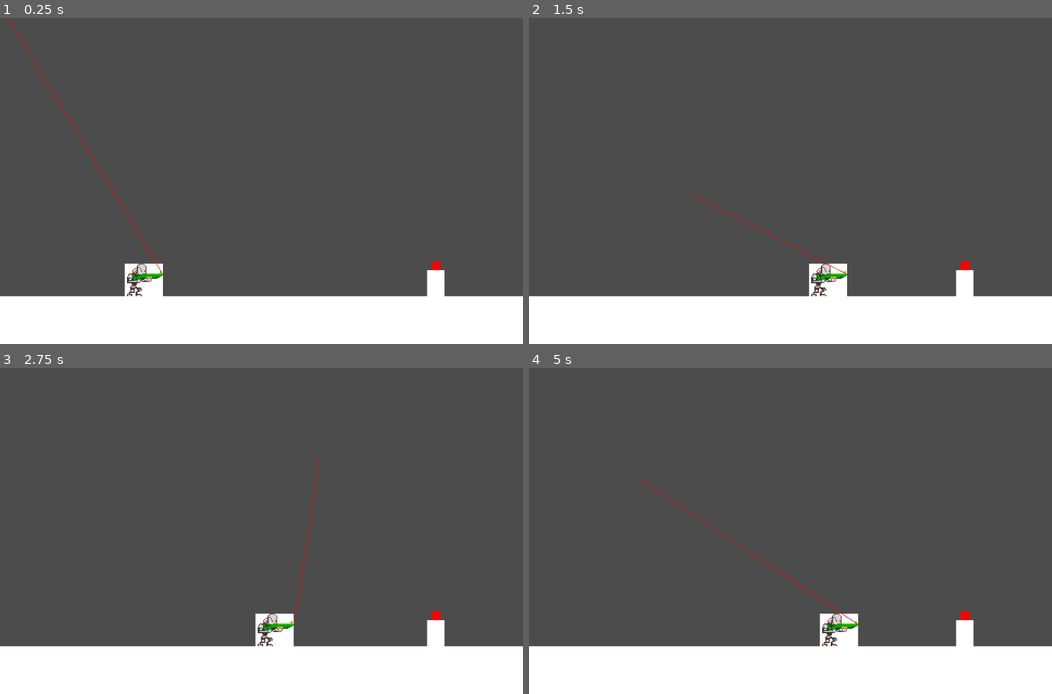
Above: before the commit, frames 1-4 (two rows, left to right).
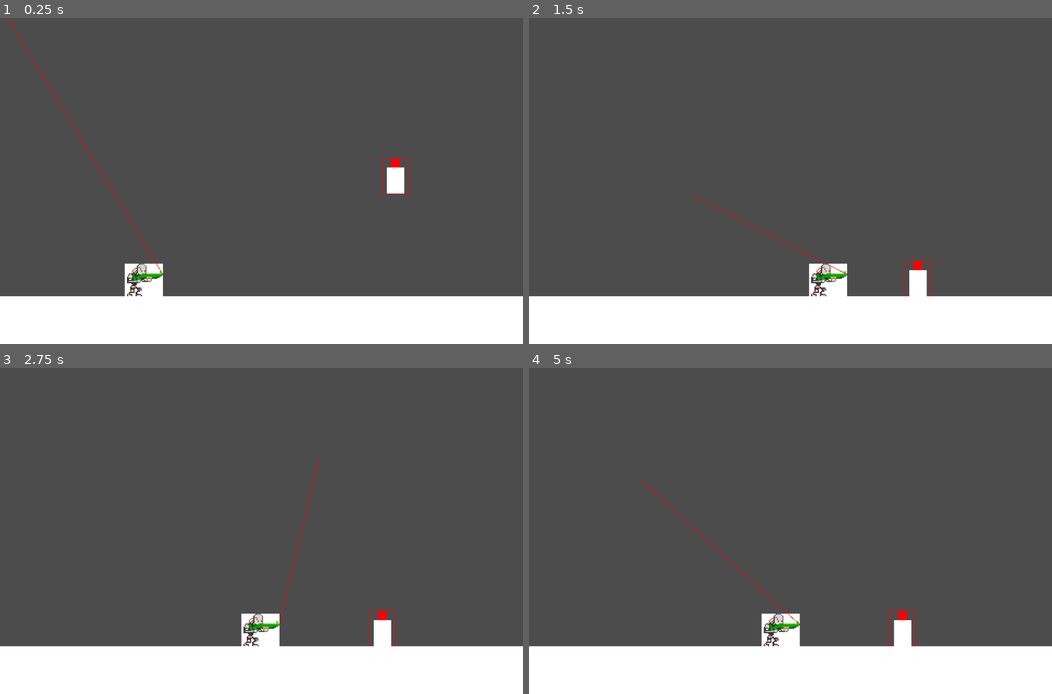
Above: after the commit, the same moments.

Repository: shelsoloa/untitled_robot_shooting_game
Game: Godot game, scene res://scenes/tests/test_ghoul.tscn
Two runs of this game, one before a commit and one after it. Both use one fixed random seed, a clock stepped at 60 frames per second and the inputs below. Before the commit the project has no main scene; this scene is started directly in both runs. The engine's default icon, where the game draws it, is replaced by a stand-in: a white triangle on a blue panel in a dark square.
Inputs (mouse positions are in pixels of both pictures, inside the frame that each line leads up to):
- Up to frame 1 (0.25 s): no input
- Up to frame 2 (1.5 s): move the mouse to (905, 164) at 0.52 s; hold D (ui_right) from 0.53 s (still down); move the mouse to (685, 197) at 1.27 s
- Up to frame 3 (2.75 s): move the mouse to (313, 459) at 2.02 s; release D (ui_right) at 2.03 s; hold A (ui_left) from 2.03 s (still down)
- Up to frame 4 (5 s): move the mouse to (764, 596) at 2.77 s; release A (ui_left) at 2.78 s; hold D (ui_right) 2.78-4.28 s; move the mouse to (947, 579) at 3.52 s; move the mouse to (633, 482) at 4.27 s; hold A (ui_left) from 4.28 s (still down)

The runs differ from the first frame. In frame 1, 0.7% of the frame differs, in the area x 73-85%, y 43-86%; in frame 2, 0.7%; in frame 3, 1.7%; in frame 4, 2.3%, in the area x 21-85%, y 34-86%.

Commit message:
WIP Ghoul movement

Diff:
--- a/project/entities/actor.gd
+++ b/project/entities/actor.gd
@@ -7,6 +7,17 @@
 
 var facing = Vector2()
 var velocity = Vector2()
+var _player_ref = null
+
+
+## Convenience function for getting the Player in the scene. If Player is found,
+## this function will cache the instance to avoid running the expensive
+## find_node function repeatedly.
+func get_player():
+	if _player_ref == null:
+		_player_ref = get_tree().get_root().find_node("Player")
+	return _player_ref
+
 
 func _physics_process(delta):
 	if velocity.y < MAX_GRAVITY:
--- a/project/entities/ghoul/ghoul.gd
+++ b/project/entities/ghoul/ghoul.gd
@@ -1,8 +1,22 @@
 class_name Ghoul
 extends Actor
 
+
+export(bool) var draw_debug = false
+
+enum State {
+	STATE_ATTACKING,
+	STATE_IDLE,
+	STATE_JUMPING,
+	STATE_WALKING,
+}
+
 const MAX_HEALTH = 3
+
+var bounds = {}
 var health = MAX_HEALTH
+var target = null
+
 
 func hit(shape_owner_hit_index):
 	var shape_owner_hit = shape_owner_get_owner(shape_owner_hit_index)
@@ -14,6 +28,91 @@
 	if health <= 0:
 		queue_free()
 
+
+func _draw():
+	if draw_debug:
+		var c = Color(1, 0, 0)
+		draw_line(bounds.topleft, bounds.topright, c)
+		draw_line(bounds.topright, bounds.bottomright, c)
+		draw_line(bounds.bottomleft, bounds.bottomright, c)
+		draw_line(bounds.topleft, bounds.bottomleft, c)
+
+
+func _find_target():
+	var player = get_player()
+	if player == null:
+		return null
+	return player
+
+
+func _find_path_to_target(target):
+	# TODO pathfinding
+	return null
+
+
+func _process(delta):
+	# retarget_delay = amount of time between pathfinding updates
+
+	"""
+	if not_on_ground:
+		if state == jumping:
+			# continue moving in jump direction
+		else:
+			# continue falling
+	"""
+
+	# Confirmed that ghoul is on the ground and ready for next move
+
+	# Calculate the next move to take if current target is reached or retarget
+	# delay elapsed
+	"""
+	if target_reached or retarget_delay_elapsed:
+		recalculate_path()
+
+		if no_path_found:
+			return
+	"""
+	"""
+	target = path[0]
+
+	# Change facing to target
+	if target.x < x:
+		face_direction(LEFT)
+	else:
+		face_direction(RIGHT)
+
+	# if next step in direction on ground
+	if raycast.collides(ground):
+		walk towards direction normally
+	else
+		if target is below
+			fall
+		else
+			jump in direction
+			lock retargetting
+	"""
+
+
 func _physics_process(delta):
-	# finalize movement
+	velocity.x = -10
+
 	move_and_slide(velocity, FLOOR_NORMAL)
+	_update_bounds()
+
+
+func _ready():
+	_update_bounds()
+
+
+func _update_bounds():
+	var bb = $IBox/Shape.get_shape().get_extents()
+	bounds = {
+		left = -bb.x,
+		right = bb.x,
+		top = -bb.y,
+		bottom = bb.y,
+		topleft = Vector2(-bb.x, -bb.y),
+		topright = Vector2(bb.x, -bb.y),
+		bottomleft = Vector2(-bb.x, bb.y),
+		bottomright = Vector2(bb.x, bb.y),
+	}
--- a/project/entities/ghoul/ghoul.tscn
+++ b/project/entities/ghoul/ghoul.tscn
@@ -7,6 +7,9 @@
 
 [sub_resource type="RectangleShape2D" id=2]
 extents = Vector2( 8, 8 )
+
+[sub_resource type="RectangleShape2D" id=3]
+extents = Vector2( 24, 32 )
 
 [node name="Ghoul" type="KinematicBody2D" groups=[
 "mobs",
@@ -27,3 +30,10 @@
 [node name="HeadCollisionShape" type="CollisionShape2D" parent="."]
 position = Vector2( 0, -24 )
 shape = SubResource( 2 )
+
+[node name="IBox" type="Area2D" parent="."]
+collision_layer = 0
+collision_mask = 0
+
+[node name="Shape" type="CollisionShape2D" parent="IBox"]
+shape = SubResource( 3 )
--- a/project/project.godot
+++ b/project/project.godot
@@ -57,7 +57,7 @@
 [application]
 
 config/name="shooter"
-run/main_scene="res://scenes/movement_test.tscn"
+run/main_scene="res://scenes/tests/test_movement.tscn"
 config/icon="res://icon.png"
 
 [display]
--- a/project/scenes/tests/test_ghoul.tscn
+++ b/project/scenes/tests/test_ghoul.tscn
@@ -8,9 +8,6 @@
 [node name="Player" parent="." instance=ExtResource( 2 )]
 position = Vector2( 264, 472 )
 
-[node name="Ghoul" parent="." instance=ExtResource( 1 )]
-position = Vector2( 800, 472 )
-
 [node name="Collider" type="StaticBody2D" parent="."]
 position = Vector2( 0, 512 )
 
@@ -19,3 +16,7 @@
 
 [node name="Platform" type="Polygon2D" parent="Collider/CollisionPolygon2D"]
 polygon = PoolVector2Array( 0, 0, 0, 88, 960, 88, 960, 0 )
+
+[node name="Ghoul" parent="." instance=ExtResource( 1 )]
+position = Vector2( 728.85, 232.412 )
+draw_debug = true
--- /dev/null
+++ b/project/scenes/tests/test_ghoul_movement.tscn
@@ -0,0 +1,45 @@
+[gd_scene load_steps=3 format=2]
+
+[ext_resource path="res://entities/ghoul/ghoul.tscn" type="PackedScene" id=1]
+[ext_resource path="res://entities/player/player.tscn" type="PackedScene" id=2]
+
+[node name="Node2D" type="Node2D"]
+
+[node name="Player" parent="." instance=ExtResource( 2 )]
+position = Vector2( 104, 352 )
+
+[node name="Ghoul" parent="." instance=ExtResource( 1 )]
+position = Vector2( 496, 480 )
+
+[node name="Collider" type="StaticBody2D" parent="."]
+position = Vector2( 0, 512 )
+
+[node name="CollisionPolygon2D4" type="CollisionPolygon2D" parent="Collider"]
+position = Vector2( -64, -512 )
+polygon = PoolVector2Array( 704, 512, 704, 320, 928, 320, 928, 0, 960, 0, 960, 512 )
+
+[node name="CollisionPolygon2D5" type="Polygon2D" parent="Collider/CollisionPolygon2D4"]
+color = Color( 0.105882, 0.203922, 0.309804, 1 )
+polygon = PoolVector2Array( 704, 512, 704, 320, 928, 320, 928, 0, 960, 0, 960, 512 )
+
+[node name="CollisionPolygon2D3" type="CollisionPolygon2D" parent="Collider"]
+position = Vector2( -64, -512 )
+polygon = PoolVector2Array( 384, 384, 384, 320, 576, 320, 576, 384 )
+
+[node name="CollisionPolygon2D5" type="Polygon2D" parent="Collider/CollisionPolygon2D3"]
+color = Color( 0.105882, 0.203922, 0.309804, 1 )
+polygon = PoolVector2Array( 384, 384, 384, 320, 576, 320, 576, 384 )
+
+[node name="CollisionPolygon2D" type="CollisionPolygon2D" parent="Collider"]
+polygon = PoolVector2Array( 0, 0, 0, 88, 960, 88, 960, 0 )
+
+[node name="Platform" type="Polygon2D" parent="Collider/CollisionPolygon2D"]
+color = Color( 0.105882, 0.203922, 0.309804, 1 )
+polygon = PoolVector2Array( 0, 0, 0, 88, 960, 88, 960, 0 )
+
+[node name="CollisionPolygon2D2" type="CollisionPolygon2D" parent="Collider"]
+polygon = PoolVector2Array( 0, 0, 0, -512, 32, -512, 32, -128, 192, -128, 320, 0 )
+
+[node name="CollisionPolygon2D5" type="Polygon2D" parent="Collider/CollisionPolygon2D2"]
+color = Color( 0.105882, 0.203922, 0.309804, 1 )
+polygon = PoolVector2Array( 0, 0, 0, -512, 32, -512, 32, -128, 192, -128, 320, 0 )
--- /dev/null
+++ b/project/utility/graph_navigation_2d/graph_navigation_2d.gd
@@ -0,0 +1,31 @@
+extends AStar2D
+
+var _edge_weight = {}
+
+
+func _compute_cost(from_id, to_id):
+	return _edge_weight[from_id][to_id]
+
+
+func add_point(id: int, position: Vector2, weight_scale : float=1.0) -> void:
+	.add_point(id, position, weight_scale)
+	_edge_weight[id] = {}
+
+
+func populate(graph : WeightedDirectedGraph2D, append=false):
+	if not append:
+		clear()
+
+	var nodes = graph.get_graph_nodes()
+
+	for node in nodes:
+		add_point(node, node.position)
+
+	for node in nodes:
+		for edge in node.neighbours:
+			connect_weighted_points(node, edge, false, edge.weight)
+
+
+func connect_weighted_points(from_id, to_id, bidirectional, weight):
+	connect_points(from_id, to_id, bidirectional)
+	_edge_weight[from_id][to_id] = weight
--- a/project/utility/weighted_directed_graph_2d/graph_edge_2d.gd
+++ b/project/utility/weighted_directed_graph_2d/graph_edge_2d.gd
@@ -3,6 +3,13 @@
 
 export(NodePath) var neighbour_path
 export(int) var weight
+var from := GraphNode2D
+var to := GraphNode2D
+
+func _ready():
+	# from = owner
+	# to = get_node(neighbour_path)
+	pass
 
 func _get_configuration_warning():
 	if neighbour_path == null:
--- a/project/utility/weighted_directed_graph_2d/weighted_directed_graph_2d.gd
+++ b/project/utility/weighted_directed_graph_2d/weighted_directed_graph_2d.gd
@@ -10,10 +10,15 @@
 var _graph_nodes = []
 
 
+func get_graph_nodes():
+	return _graph_nodes
+
+
 func _ready():
 	for child in get_children():
 		if child is GraphNode2D:
 			_graph_nodes.append(child)
+
 			if Engine.editor_hint:
 				child.connect("moved", self, "_on_node_moved")
 
Not shown: 1 places in project/entities/ghoul/ghoul.tscn that only renumber resources
